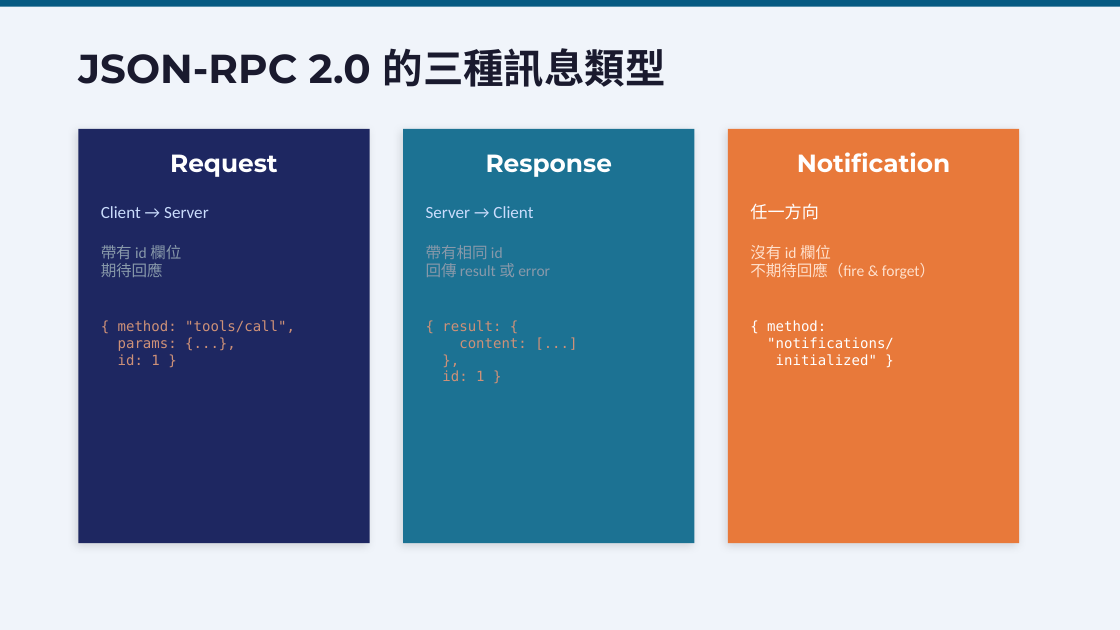
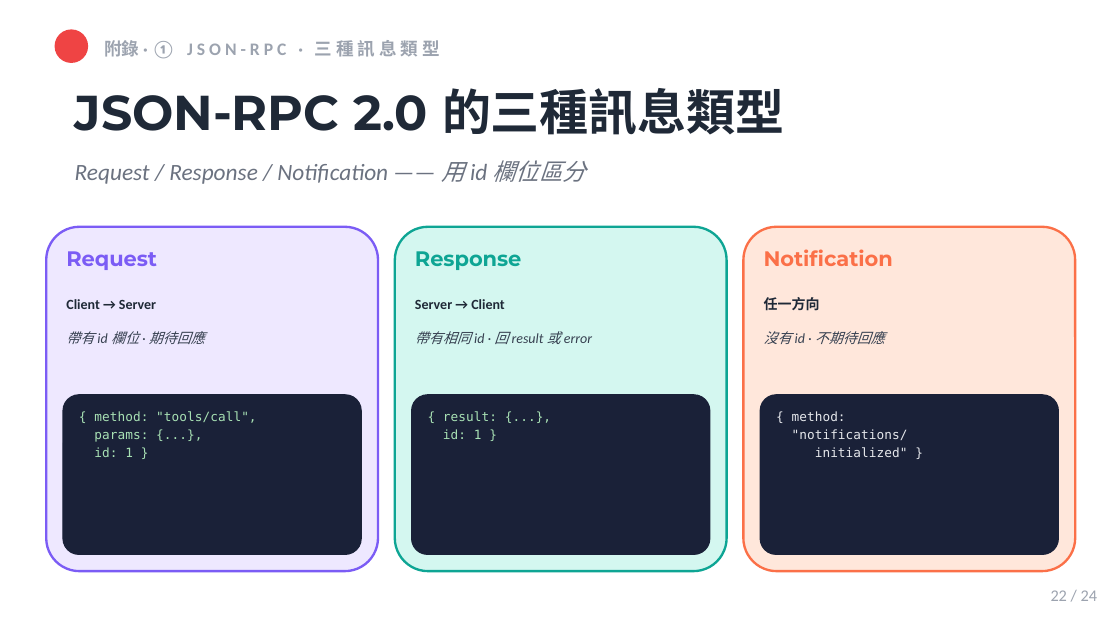
Before and after one commit to mjib007/nchu-mcp-workshop-2026, a slide deck: slide 22 of 02-how-mcp-works.pptx (slide 30 before the commit). Drawn at 1120x630 pixels with LibreOffice and Linux fonts; fonts in the diff are those of the drawing. Boxes give left, top, right and bottom in pixels: in the first picture for what was removed or moved away, otherwise in the second. Text is boxed around its words. In the diff, an @@ line names an element or a change of style, - is before the commit and + after.

```diff
--- a/02-how-mcp-works.pptx
+++ b/02-how-mcp-works.pptx
@@ background #F0F4FA to #FFFFFF @@
@@ rectangle removed at (x1=0, y1=0, x2=1120, y2=7) @@
@@ rectangle added at (x1=0, y1=0, x2=1120, y2=629), fill #FFFFFF @@
@@ ellipse added at (x1=55, y1=29, x2=88, y2=63), fill #EF4444 @@
@@ text added at (x1=104, y1=40, x2=440, y2=58), 11.2 pt, text #9CA3AF, bold @@
+附錄 · ① J S O N - R P C · 三 種 訊 息 類 型
@@ text "JSON-RPC 2.0 的三種訊息類型" moved from (x1=78, y1=48, x2=666, y2=87) to (x1=75, y1=88, x2=784, y2=135) @@
@@ text "JSON-RPC 2.0 的三種訊息類型" at (x1=75, y1=88, x2=784, y2=135): size 26 to 31.5 pt, text colour #1A1A2E to #1F2937; vertical alignment middle to top @@
@@ rectangle removed at (x1=78, y1=129, x2=370, y2=543) @@
@@ rectangle removed at (x1=403, y1=129, x2=694, y2=543) @@
@@ rectangle removed at (x1=728, y1=129, x2=1019, y2=543) @@
@@ text added at (x1=75, y1=160, x2=586, y2=184), 15 pt, text #6B7280, italic @@
+Request / Response / Notification —— 用 id 欄位區分
@@ rounded rectangle added at (x1=46, y1=226, x2=377, y2=570), fill #EEE8FF, outline #7B5CF5 1.5 pt @@
@@ rounded rectangle added at (x1=394, y1=226, x2=726, y2=570), fill #D4F7F0, outline #0EA594 1.5 pt @@
@@ rounded rectangle added at (x1=744, y1=226, x2=1075, y2=570), fill #FFE7DB, outline #FB7048 1.5 pt @@
@@ text "Request" moved from (x1=170, y1=154, x2=278, y2=177) to (x1=66, y1=251, x2=157, y2=270) @@
@@ text "Request" at (x1=66, y1=251, x2=157, y2=270): size 16 to 13.5 pt, text colour #FFFFFF to #7B5CF5; alignment centre to left; vertical alignment middle to top @@
@@ text "Response" moved from (x1=486, y1=154, x2=612, y2=177) to (x1=415, y1=251, x2=522, y2=270) @@
@@ text "Response" at (x1=415, y1=251, x2=522, y2=270): size 16 to 13.5 pt, text colour #FFFFFF to #0EA594; alignment centre to left; vertical alignment middle to top @@
@@ text "Notification" moved from (x1=797, y1=152, x2=950, y2=172) to (x1=764, y1=249, x2=893, y2=266) @@
@@ text "Notification" at (x1=764, y1=249, x2=893, y2=266): size 16 to 13.5 pt, text colour #FFFFFF to #FB7048; alignment centre to left; vertical alignment middle to top @@
@@ text added at (x1=66, y1=299, x2=156, y2=309), 9 pt, text #1F2937, bold @@
+Client → Server
@@ text added at (x1=415, y1=299, x2=505, y2=309), 9 pt, text #1F2937, bold @@
+Server → Client
@@ text added at (x1=764, y1=297, x2=820, y2=311), 9 pt, text #1F2937, bold @@
+任一方向
@@ text at (x1=66, y1=331, x2=205, y2=344): text changed; font DejaVu Sans Mono to Calibri; text colour #CE9178 to #374151; italic on @@
-Client → Server
-帶有 id 欄位
-期待回應
-{ method: "tools/call",
-params: {...},
-id: 1 }
+帶有 id 欄位 · 期待回應
@@ text at (x1=415, y1=331, x2=592, y2=344): text changed; text colour #CE9178 to #374151; italic on @@
-Server → Client
-帶有相同 id
-回傳 result 或 error
-{ result: {
-content: [...]
-},
-id: 1 }
+帶有相同 id · 回 result 或 error
@@ text at (x1=764, y1=331, x2=885, y2=344): text changed; font DejaVu Sans Mono to Calibri; text colour #FFFFFF to #374151; italic on @@
-任一方向
-沒有 id 欄位
-不期待回應（fire & forget）
-{ method:
-"notifications/
-initialized" }
+沒有 id · 不期待回應
@@ rounded rectangle added at (x1=63, y1=394, x2=361, y2=553), fill #1A2138, outline #1A2138 0.75 pt @@
@@ text added at (x1=94, y1=411, x2=256, y2=457), 8.2 pt, text #A8E1B4 @@
+{ method: "tools/call",
+params: {...},
+id: 1 }
@@ rounded rectangle added at (x1=411, y1=394, x2=709, y2=553), fill #1A2138, outline #1A2138 0.75 pt @@
@@ text added at (x1=443, y1=411, x2=497, y2=439), 8.2 pt, text #A8E1B4 @@
+{ result: {...},
+id: 1 }
@@ rounded rectangle added at (x1=760, y1=394, x2=1058, y2=553), fill #1A2138, outline #1A2138 0.75 pt @@
@@ text added at (x1=792, y1=411, x2=908, y2=457), 8.2 pt, text #E5E7EB @@
+{ method:
+"notifications/
+initialized" }
@@ text added at (x1=1051, y1=590, x2=1097, y2=601), 10.5 pt, text #9CA3AF @@
+22 / 24
```
Also in this commit, not shown: 20 other slides changed, 1 slide added, 9 slides removed, 21 other files.
